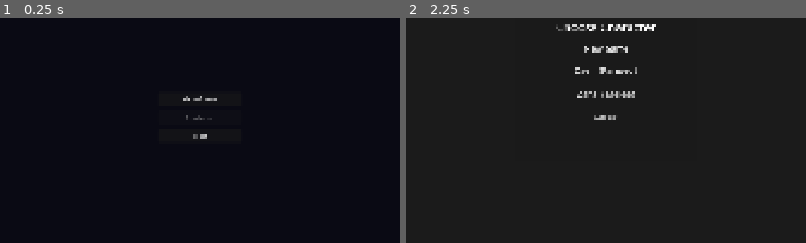
Above: before the commit, frames 1-2 (left to right).
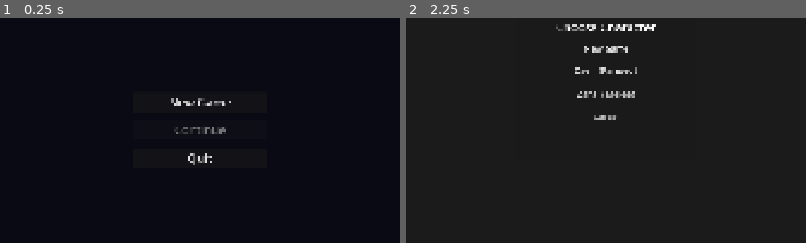
Above: after the commit, the same moments.

Repository: joaoramos00/NullvexGame
Game: Godot game, scene res://ui/title_screen.tscn
Two runs of this game, one before a commit and one after it. Both use one fixed random seed, a clock stepped at 60 frames per second and the inputs below.
Inputs:
- Up to frame 1 (0.25 s): no input
- Up to frame 2 (2.25 s): click "New Game" at 0.5 s; click "Cancel" at 1.25 s; click "New Game" at 2 s
The pictures show only the part of the screen within x 25-75%, y 35-85%; the shares and areas given below are measured in that part.

The runs differ from the first frame. In frame 1, 0.8% of the frame differs, in the area x 42-58%, y 34-66%; in frame 2, nothing differs.

Commit message:
fix: fontes maiores no menu inicial (28px nos botões)
Co-Authored-By: Claude Sonnet 4.6 <noreply@anthropic.com>

Diff:
--- a/ui/title_screen.tscn
+++ b/ui/title_screen.tscn
@@ -39,20 +39,23 @@
 anchor_top = 0.5
 anchor_right = 0.5
 anchor_bottom = 0.5
-offset_left = -100.0
+offset_left = -160.0
 offset_top = 20.0
-offset_right = 100.0
-offset_bottom = 160.0
-theme_override_constants/separation = 14
+offset_right = 160.0
+offset_bottom = 230.0
+theme_override_constants/separation = 20
 
 [node name="NewGameButton" type="Button" parent="VBox"]
 layout_mode = 2
 text = "New Game"
+theme_override_font_sizes/font_size = 28
 
 [node name="ContinueButton" type="Button" parent="VBox"]
 layout_mode = 2
 text = "Continue"
+theme_override_font_sizes/font_size = 28
 
 [node name="QuitButton" type="Button" parent="VBox"]
 layout_mode = 2
 text = "Quit"
+theme_override_font_sizes/font_size = 28
